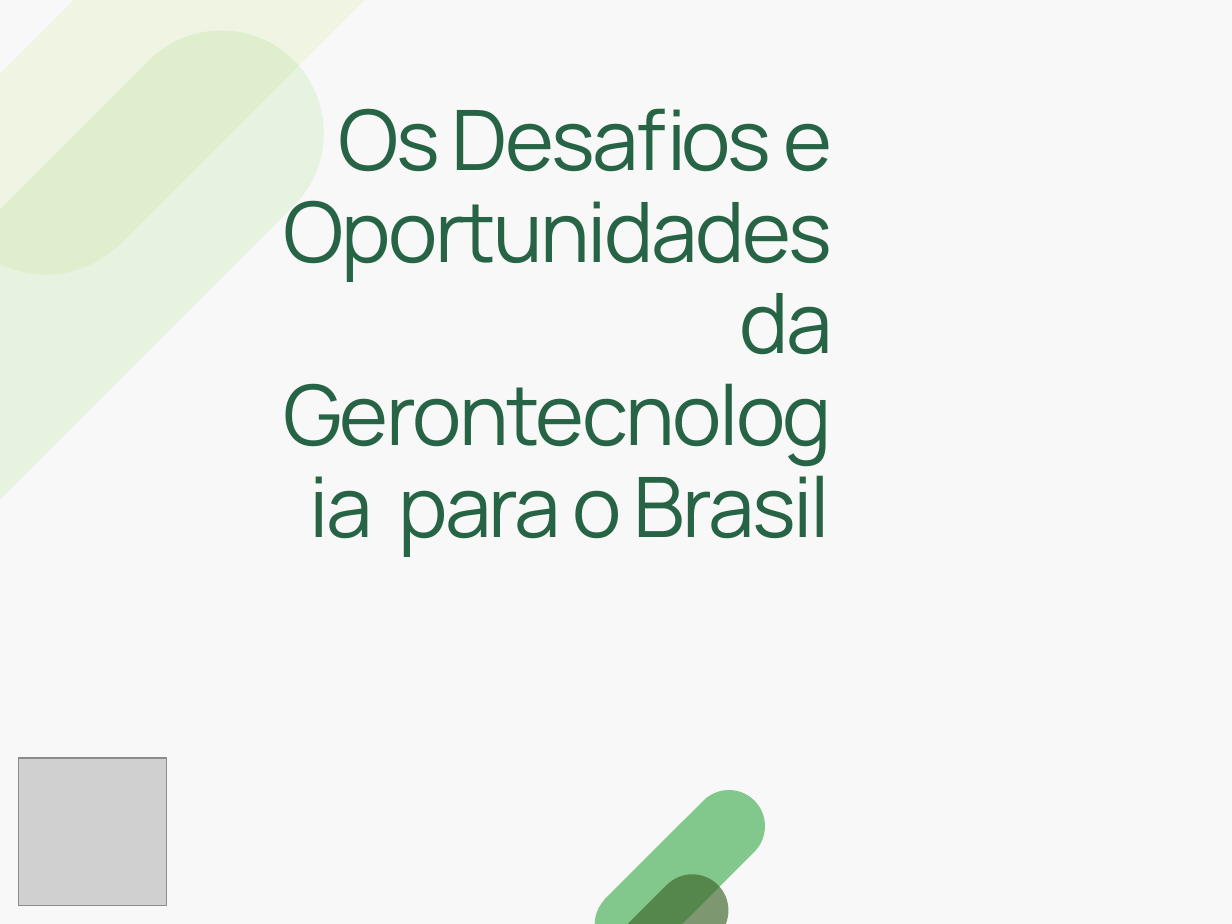
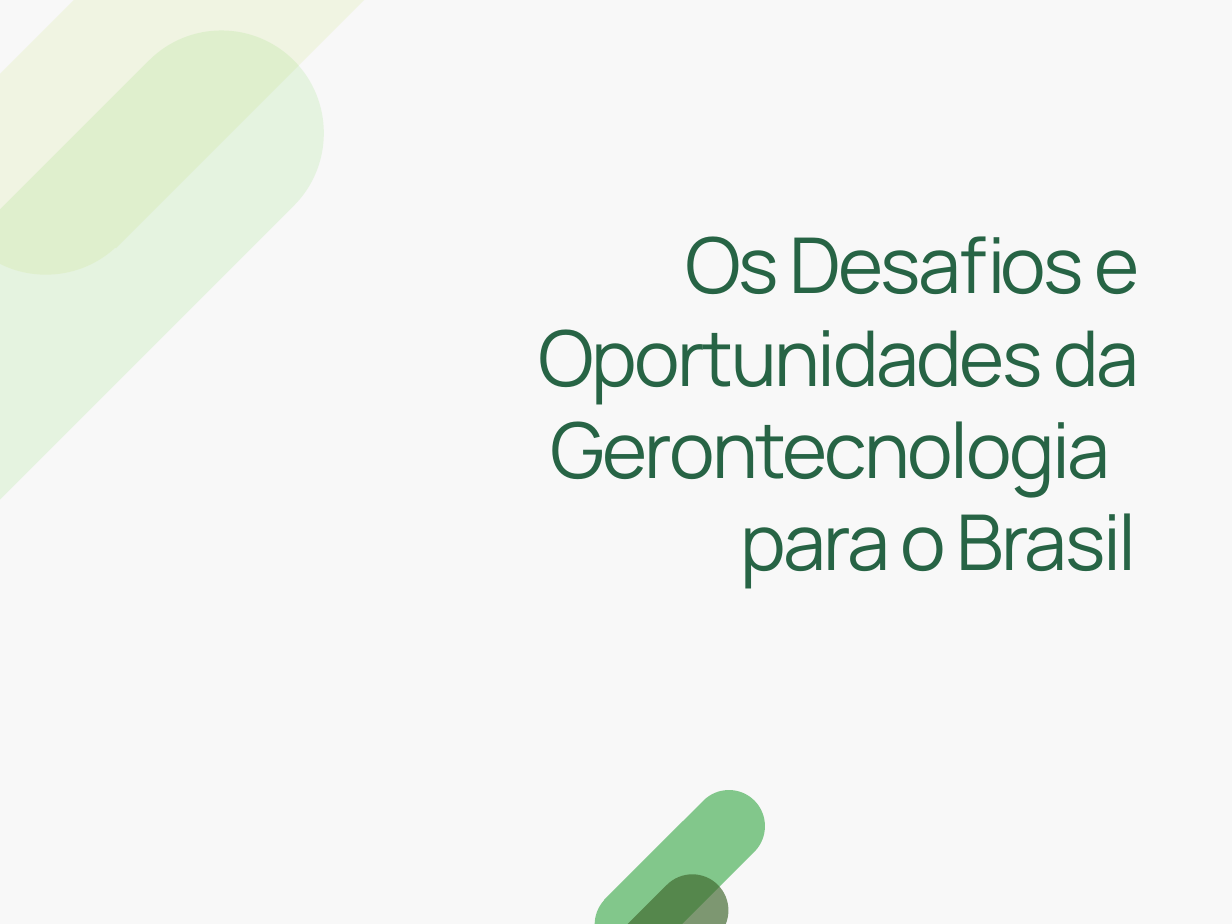
Before and after one commit to josenaldo/apresentacao-sbg-2020, a slide deck: slide 4 of apresentacao-sbg-2020.pptx (slide 3 before the commit). Drawn at 1232x924 pixels with LibreOffice and Linux fonts; fonts in the diff are those of the drawing; grey boxes stand for pictures; background and template pictures are left out. Boxes give left, top, right and bottom in pixels: in the first picture for what was removed or moved away, otherwise in the second. Text is boxed around its words. In the diff, an @@ line names an element or a change of style, - is before the commit and + after.

```diff
--- a/apresentacao-sbg-2020.pptx
+++ b/apresentacao-sbg-2020.pptx
@@ freeform shape removed at [0,0,471,318] @@
@@ freeform shape removed at [0,0,367,591] @@
@@ freeform shape added at [0,0,471,318], fill #C9E265 at 15% opacity @@
@@ freeform shape added at [0,0,367,591], fill #7ED957 at 15% opacity @@
@@ title "Os Desafios e Oportunidades da ...": place and size @@
-title "Os Desafios e Oportunidades da ..." at [284,108,832,557]
+title "Os Desafios e Oportunidades da ..." at [538,236,1139,589]
@@ title "Os Desafios e Oportunidades da ..." at [538,236,1139,589]: size 52 to 48 pt; line spacing 57.2pt to 1 @@
@@ picture removed at [18,757,166,905] @@
```
Also in this commit, not shown: 3 other slides changed, 1 slide added, 6 other files.
